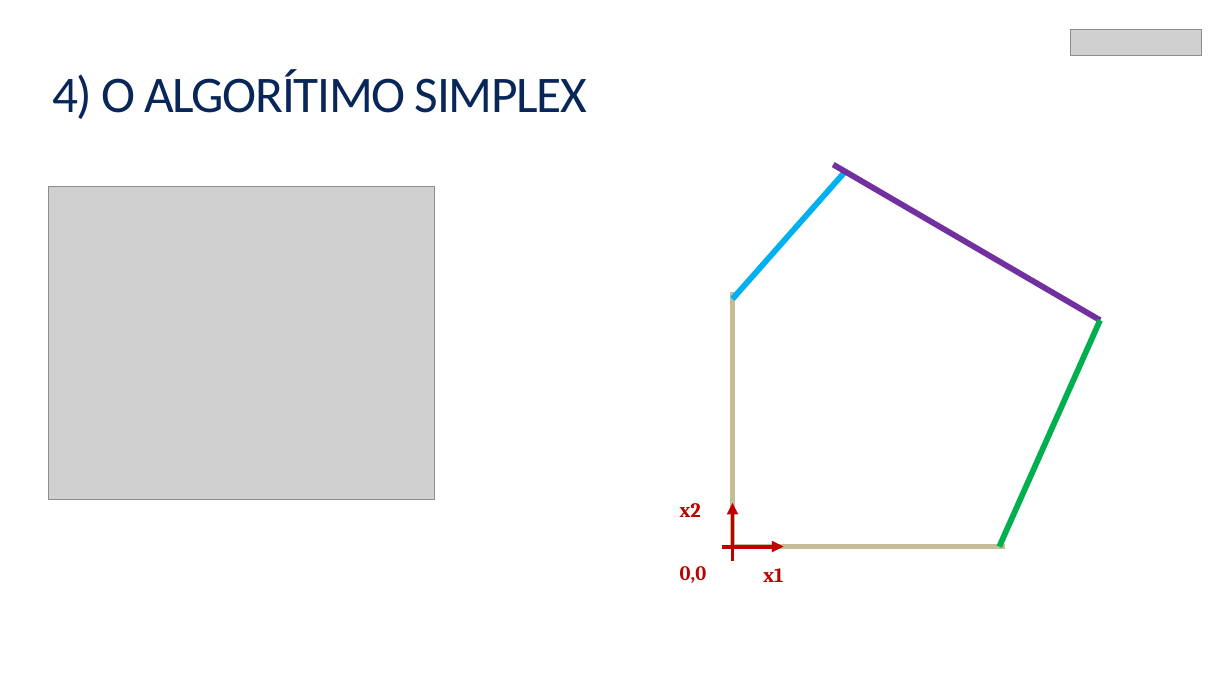
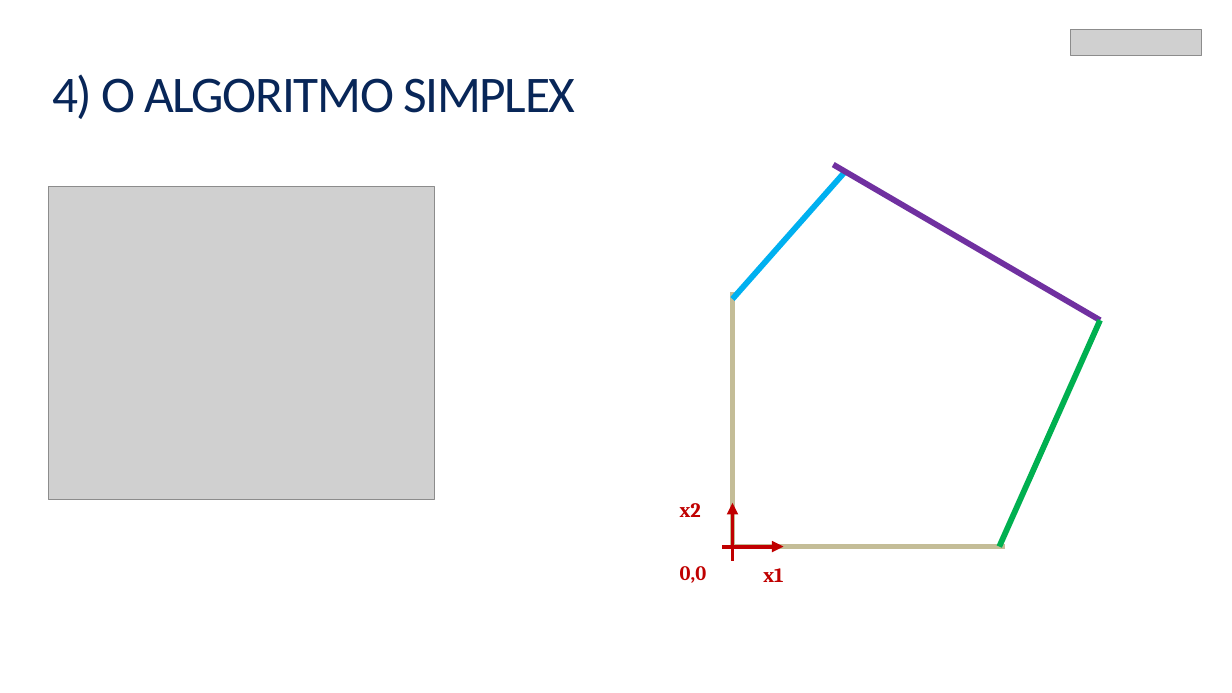
Before and after one commit to sergiosilvar/simplex_prog_linear, a slide deck: slide 13 of APRESENTAÇÃO SIMPLEX.pptx. Drawn at 1232x693 pixels with LibreOffice and Linux fonts; fonts in the diff are those of the drawing; grey boxes stand for pictures. Boxes give left, top, right and bottom in pixels: in the first picture for what was removed or moved away, otherwise in the second. Text is boxed around its words. In the diff, an @@ line names an element or a change of style, - is before the commit and + after.

```diff
--- a/APRESENTAÇÃO SIMPLEX.pptx
+++ b/APRESENTAÇÃO SIMPLEX.pptx
@@ text at <box>52,75,575,119</box>: text changed @@
-4) O ALGORÍTIMO SIMPLEX
+4) O ALGORITMO SIMPLEX
```
Also in this commit, not shown: 13 other slides changed, 1 slide added.
